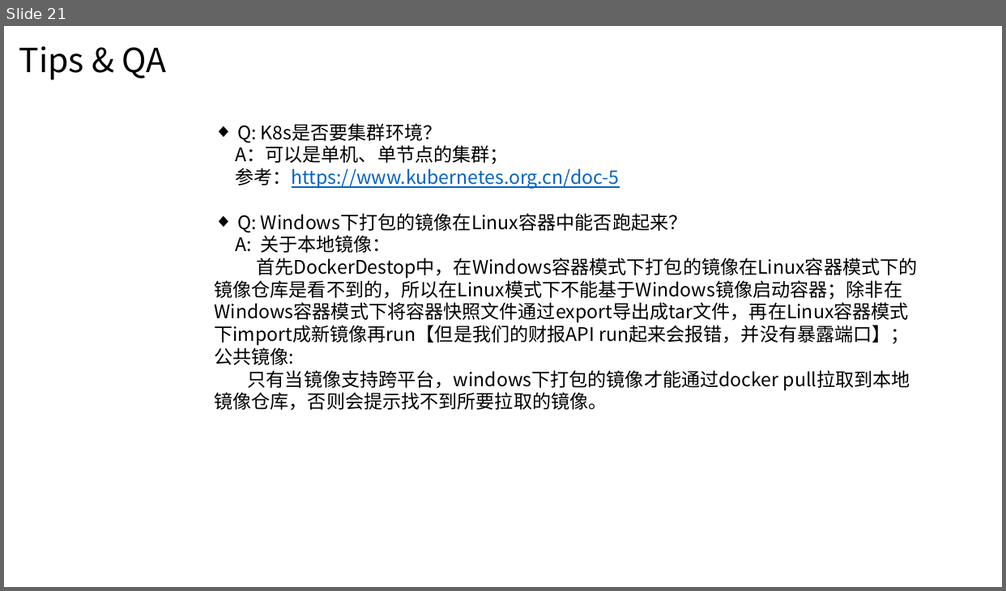
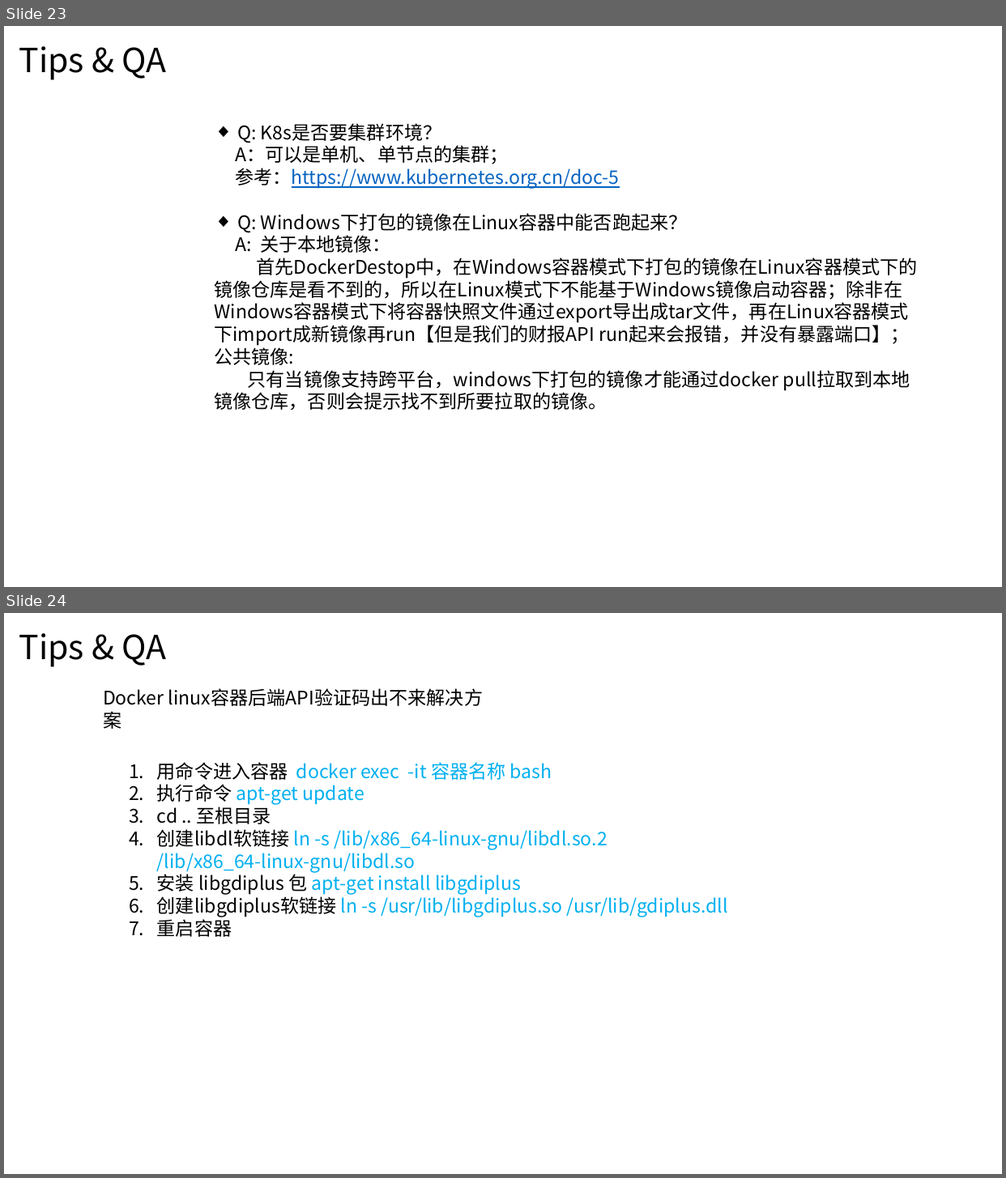
Before and after one commit to norajuanjuanjuan/Study, a slide deck: Docker Sharing Report.pptx. Shown one above the other, each under a label of ours: slide 21 before the commit, slides 23 and 24 after it. The pictures are 1006x591 and 1006x1178 pixels, drawn with LibreOffice and Linux fonts; fonts in the diff are those of the drawing. Boxes give left, top, right and bottom in pixels: in the first picture for what was removed or moved away, otherwise in the second. Text is boxed around its words. In the diff, an @@ line names an element or a change of style, - is before the commit and + after.

```diff
--- a/Docker Sharing Report.pptx
+++ b/Docker Sharing Report.pptx
@@ slide 24 added at (4,613,1002,1174), background #FFFFFF @@
@@ text added at (19,633,166,667), 32 pt, text #000000 @@
+Tips & QA
@@ text added at (103,689,164,705), 18 pt, text #000000 @@
+Docker linux容器后端API验证码出不来解决方案
@@ text added at (157,762,728,937), 18 pt, text #00B0F0 @@
+1. 用命令进入容器 docker exec -it 容器名称 bash
+2. 执行命令 apt-get update
+3. cd .. 至根目录
+4. 创建libdl软链接 ln -s /lib/x86_64-linux-gnu/libdl.so.2 /lib/x86_64-linux-gnu/libdl.so
+5. 安装 libgdiplus 包 apt-get install libgdiplus
+6. 创建libgdiplus软链接 ln -s /usr/lib/libgdiplus.so /usr/lib/gdiplus.dll
+7. 重启容器
@@ what was slide 21 is now slide 23 @@
```
Also in this commit, not shown: 2 slides changed, 2 other slides added.
